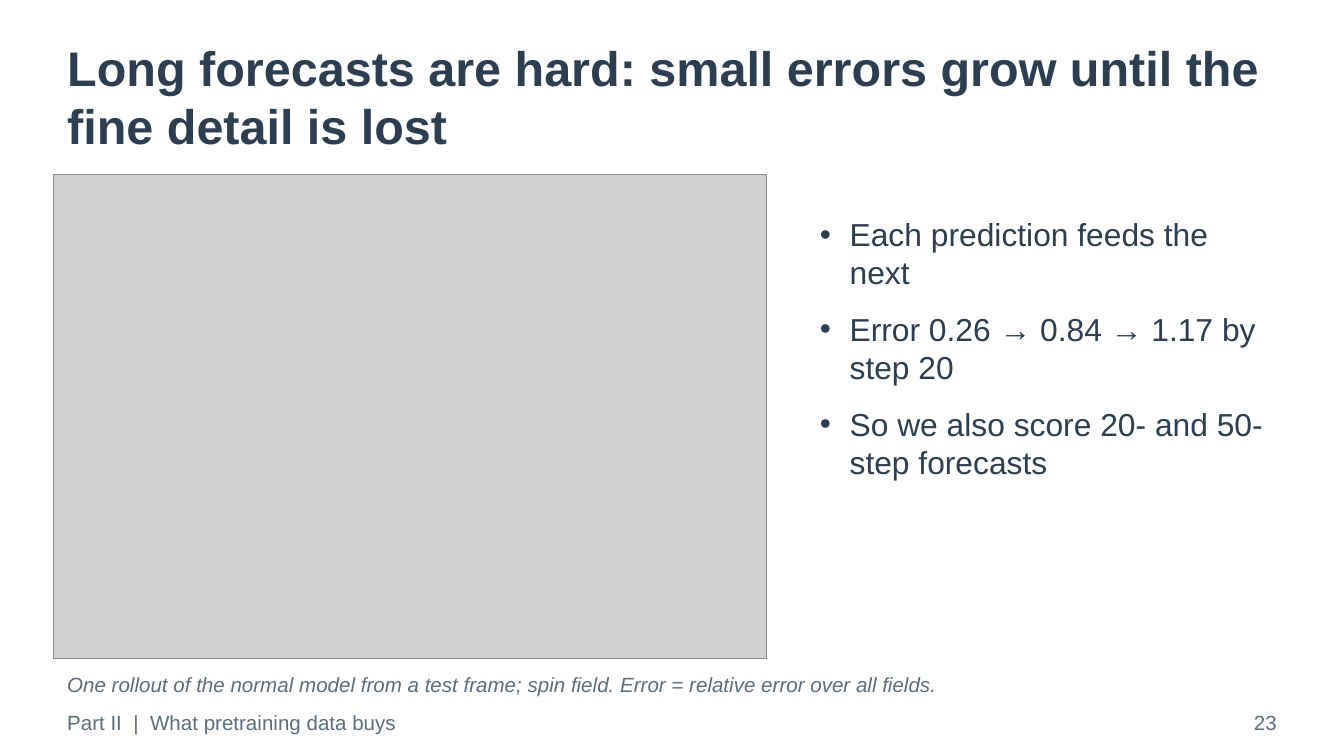
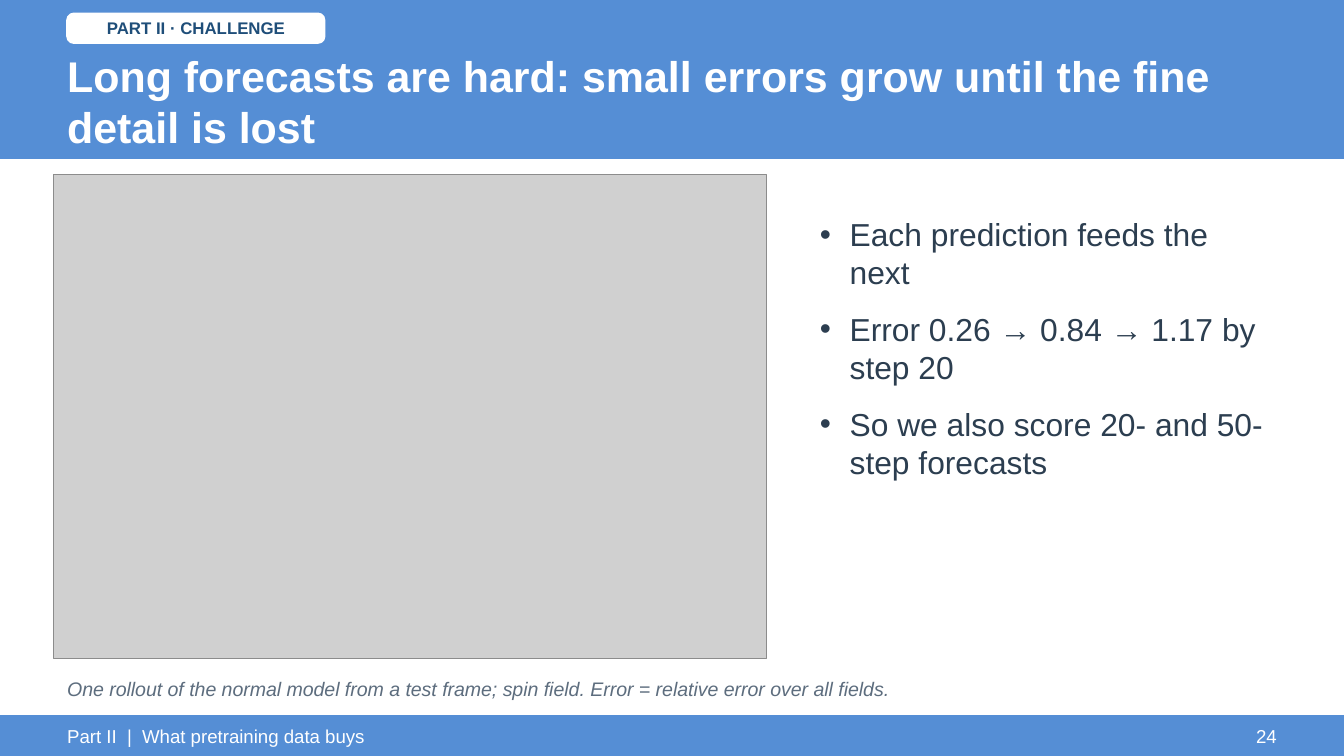
Before and after one commit to ARYAMANN7279/aurora-from-scratch-jax, a slide deck: slide 24 of UGP_Final/UGP_Final_Presentation.pptx (slide 23 before the commit). Drawn at 1344x756 pixels with LibreOffice and Linux fonts; fonts in the diff are those of the drawing; grey boxes stand for pictures. Boxes give left, top, right and bottom in pixels: in the first picture for what was removed or moved away, otherwise in the second. Text is boxed around its words. In the diff, an @@ line names an element or a change of style, - is before the commit and + after.

Commit message:
UGP_Final: deck restyled to the UGP-I/II look (light-blue covers, blue header band), approach/finding tags on every slide, Part I and Part II summary slides; unused figures and their code removed

```diff
--- a/UGP_Final/UGP_Final_Presentation.pptx
+++ b/UGP_Final/UGP_Final_Presentation.pptx
@@ rectangle added at (x1=0, y1=0, x2=1344, y2=159), fill #558ED5, outline #558ED5 1 pt @@
@@ rounded rectangle added at (x1=67, y1=13, x2=325, y2=43), fill #FFFFFF, outline #FFFFFF 1 pt @@
@@ text added at (x1=107, y1=22, x2=285, y2=34), 9 pt, text #1F4E79, bold @@
+PART II · CHALLENGE
@@ text "Long forecasts are hard: small ..." moved from (x1=67, y1=51, x2=1259, y2=145) to (x1=67, y1=61, x2=1209, y2=144) @@
@@ text "Long forecasts are hard: small ..." at (x1=67, y1=61, x2=1209, y2=144): size 26 to 23 pt, text colour #2C3E50 to #FFFFFF; vertical alignment top to middle @@
@@ text "One rollout of the normal ..." at (x1=67, y1=682, x2=889, y2=700): size 11 to 10.5 pt @@
@@ rectangle added at (x1=0, y1=716, x2=1344, y2=755), fill #558ED5, outline #558ED5 1 pt @@
@@ text removed at (x1=1254, y1=715, x2=1277, y2=730) @@
-23
@@ text "Part II | What pretraining ..." moved from (x1=67, y1=715, x2=395, y2=735) to (x1=67, y1=729, x2=364, y2=747) @@
@@ text "Part II | What pretraining ..." at (x1=67, y1=729, x2=364, y2=747): size 11 to 10 pt, text colour #5D6D7E to #FFFFFF @@
@@ text added at (x1=1256, y1=730, x2=1277, y2=743), 10 pt, text #FFFFFF @@
+24
```
Also in this commit, not shown: 37 other slides changed, 2 slides added, 15 other files.
